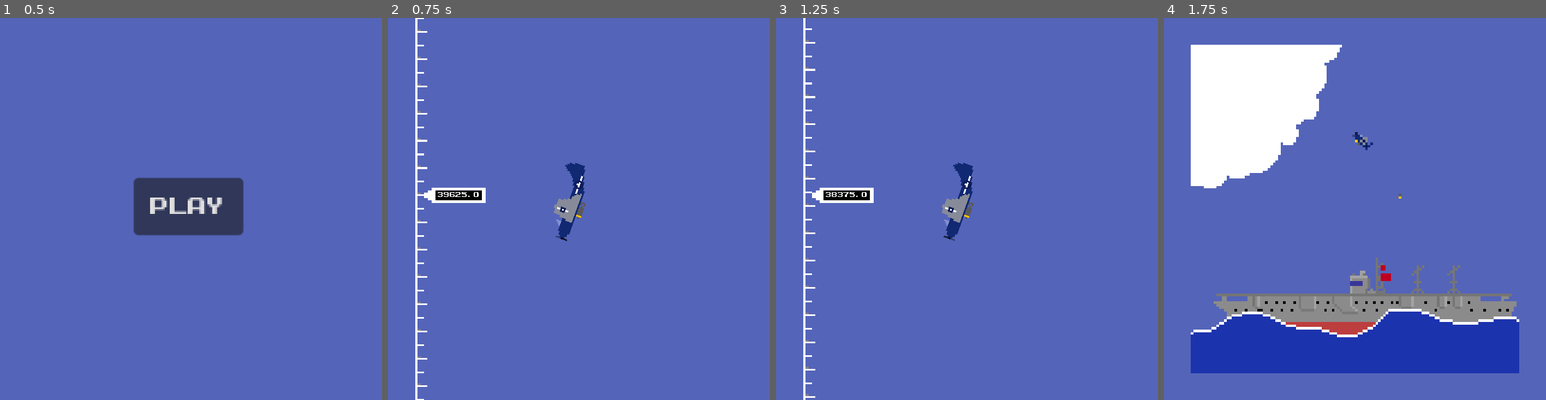
Above: before the commit, frames 1-4 (left to right).
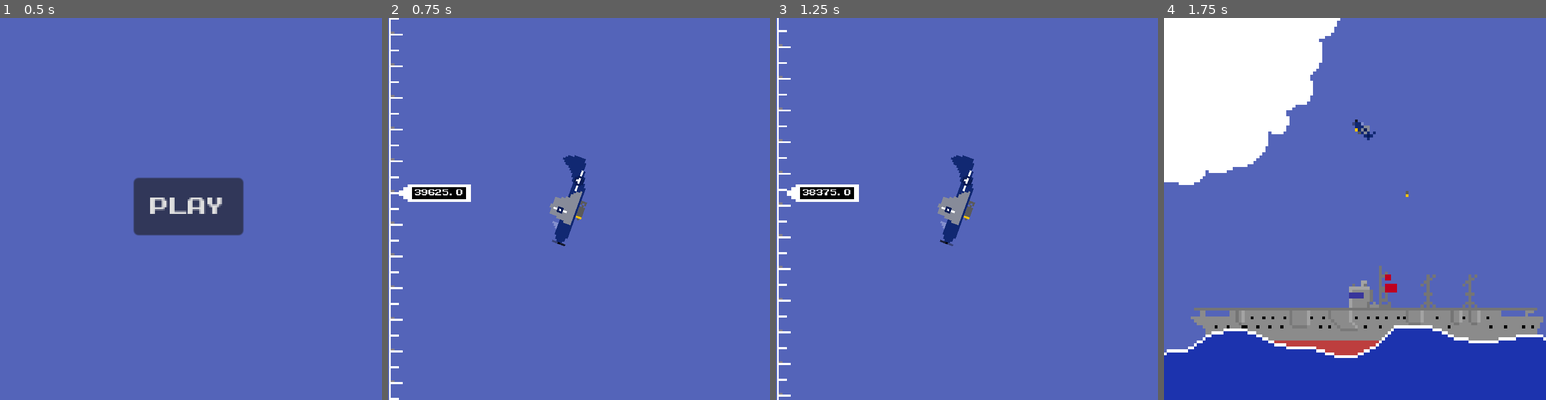
Above: after the commit, the same moments.

Repository: BMan-21/Dive-Bomber-Minigame
Game: Godot game, scene res://scenes/menu.tscn
Two runs of this game, one before a commit and one after it. Both use one fixed random seed, a clock stepped at 60 frames per second and the inputs below.
Inputs:
- Up to frame 1 (0.5 s): no input
- Up to frame 2 (0.75 s): click "Play" at 0.5 s
- Up to frame 3 (1.25 s): no input
- Up to frame 4 (1.75 s): hold Space (bomb drop) from 1.28 s (still down)

Frame 1 is identical in both runs. In frame 2, 3.0% of the frame differs, in the area x 0-53%, y 0-100%; in frame 3, 3.0%; in frame 4, 25%, in the area x 0-100%, y 0-100%.

Commit message:
update size

Diff:
--- a/scenes/bomb missed.tscn
+++ b/scenes/bomb missed.tscn
@@ -206,6 +206,6 @@
 script = ExtResource("2_25iad")
 
 [node name="Camera2D" type="Camera2D" parent="." unique_id=1094080793]
-zoom = Vector2(4.7, 4.7)
+zoom = Vector2(5.47, 5.47)
 
 [connection signal="animation_finished" from="." to="." method="_on_animation_finished"]
--- a/scenes/bomb successful.tscn
+++ b/scenes/bomb successful.tscn
@@ -270,6 +270,6 @@
 script = ExtResource("2_gd6xp")
 
 [node name="Camera2D" type="Camera2D" parent="." unique_id=1094080793]
-zoom = Vector2(4.7, 4.7)
+zoom = Vector2(5.47, 5.47)
 
 [connection signal="animation_finished" from="." to="." method="_on_animation_finished"]
--- a/scenes/main.tscn
+++ b/scenes/main.tscn
@@ -19,7 +19,7 @@
 scale = Vector2(3, 3)
 
 [node name="Camera2D" type="Camera2D" parent="CharacterBody2D" unique_id=1065424667]
-zoom = Vector2(1.04, 1.04)
+zoom = Vector2(1.21, 1.21)
 
 [node name="Sprite2D2" type="Sprite2D" parent="CharacterBody2D" unique_id=1747696211]
 position = Vector2(-72.83333, -8)
Not shown, changed: index.pck
